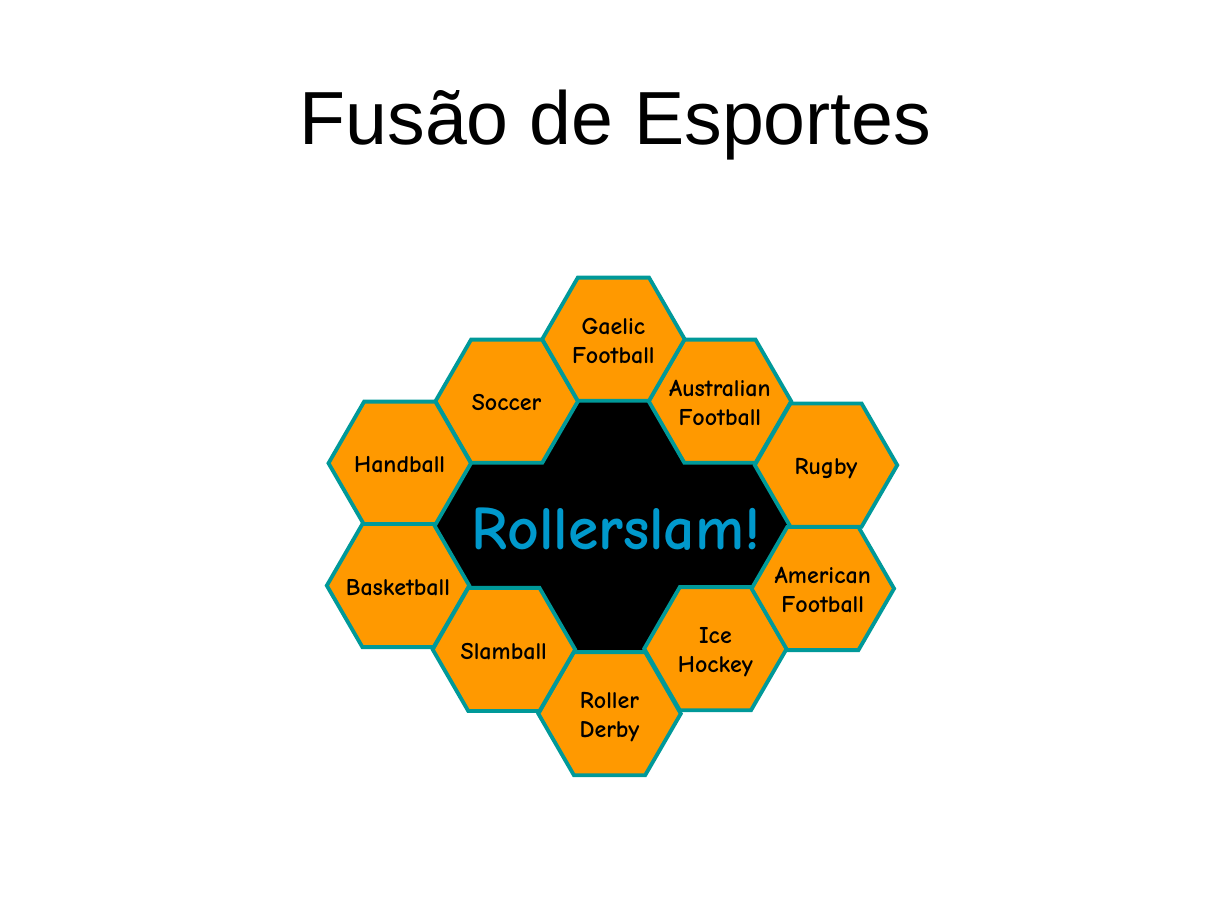
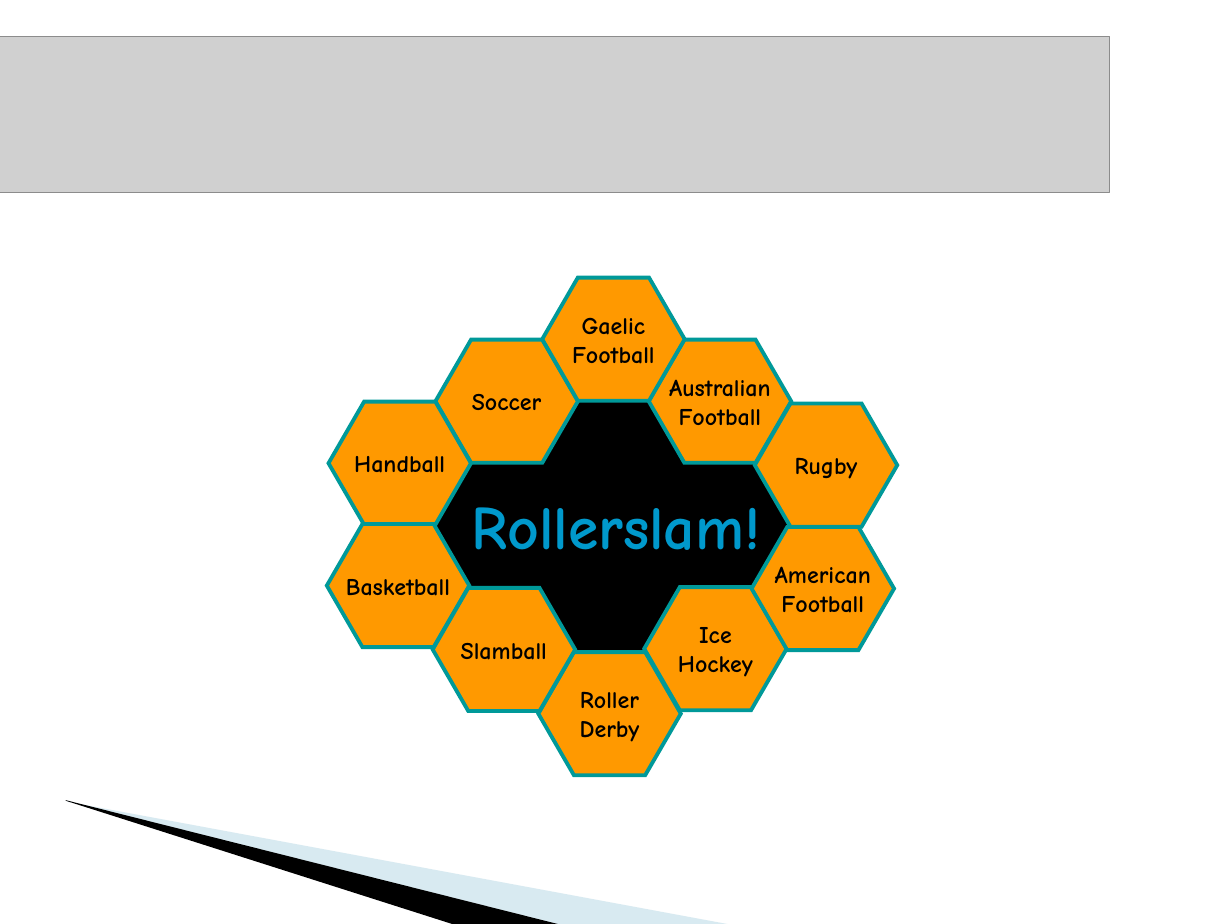
Before and after one commit to krishprince/rollerslam, a slide deck: slide 3 of docs/PresentationSD.ppt. Drawn at 1232x924 pixels with LibreOffice and Linux fonts; fonts in the diff are those of the drawing; grey boxes stand for pictures; background and template pictures are left out. Boxes give left, top, right and bottom in pixels: in the first picture for what was removed or moved away, otherwise in the second. Text is boxed around its words. In the diff, an @@ line names an element or a change of style, - is before the commit and + after.

```diff
--- a/docs/PresentationSD.ppt
+++ b/docs/PresentationSD.ppt
@@ picture added at (0,36,1109,192) @@
@@ title removed at (300,89,931,158) @@
-Fusão de Esportes
@@ freeform shape added at (96,674,609,869), fill #9FCBDC at 40% opacity @@
@@ freeform shape added at (0,780,505,893), fill #000000 @@
```
Also in this commit, not shown: 10 other slides changed, 4 slides added, 2 slides removed.
